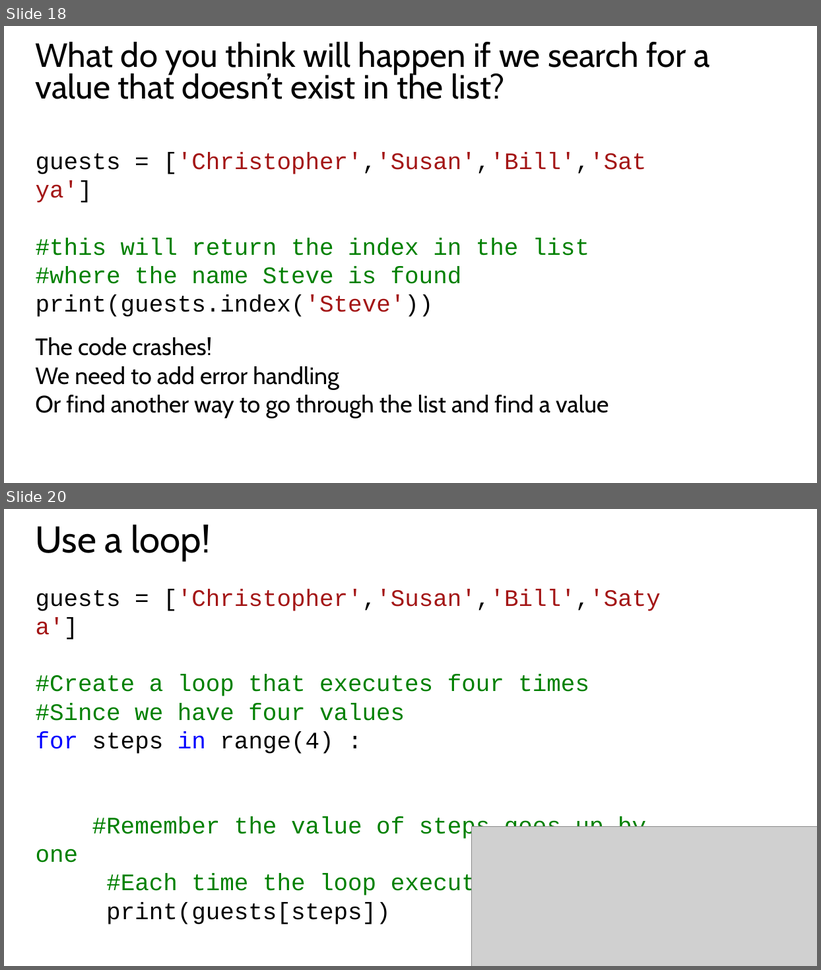
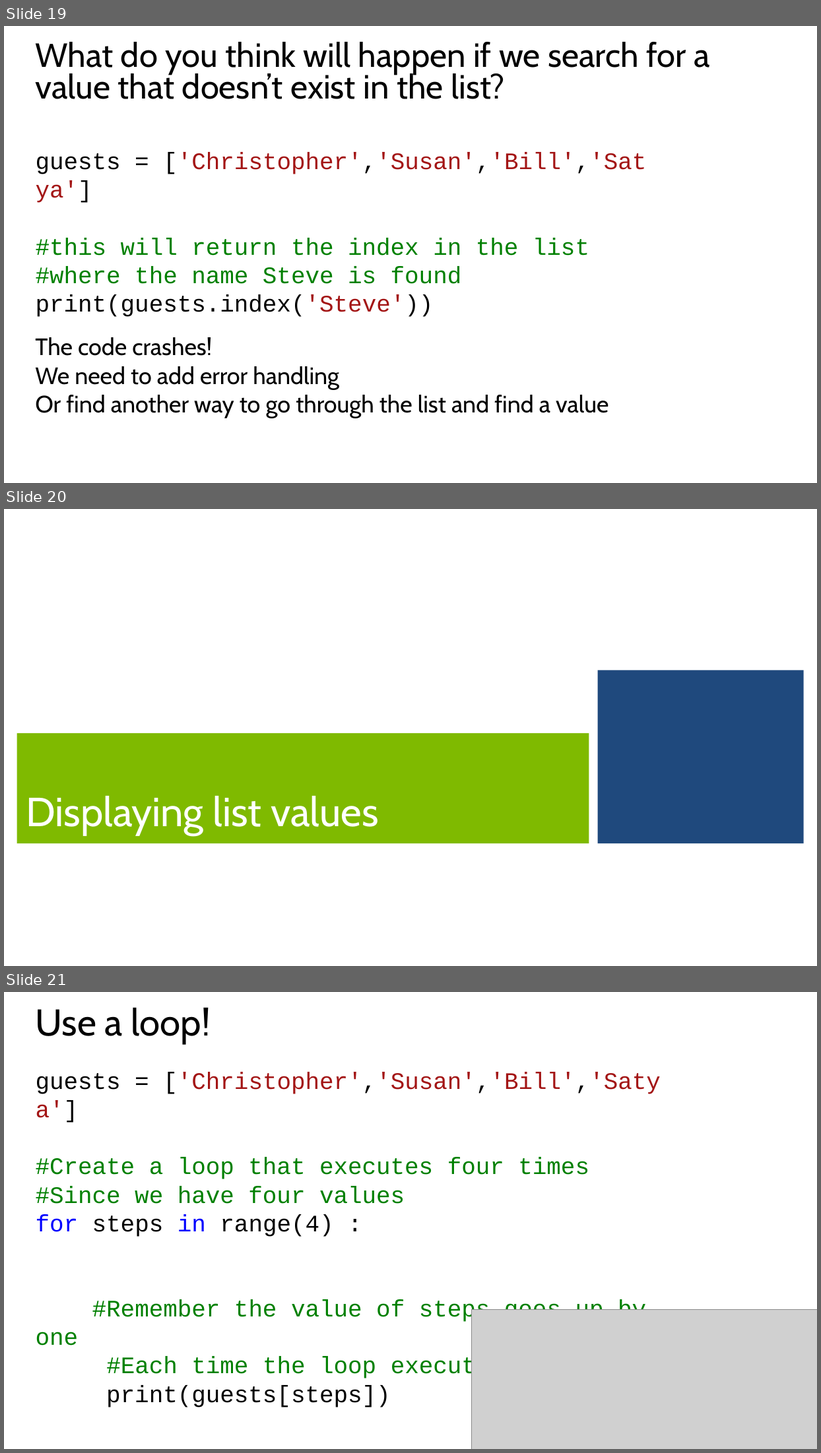
Before and after one commit to GeekTrainer/Introduction-Programming-Python, a slide deck: Office Docs/10 Remembering lists.pptx. Shown one above the other, each under a label of ours: slides 18 and 20 before the commit, slides 19, 20 and 21 after it; the slides between them are not shown. The pictures are 821x970 and 821x1453 pixels, drawn with LibreOffice and Linux fonts; fonts in the diff are those of the drawing; grey boxes stand for pictures; background and template pictures are left out. Boxes give left, top, right and bottom in pixels: in the first picture for what was removed or moved away, otherwise in the second. Text is boxed around its words. In the diff, an @@ line names an element or a change of style, - is before the commit and + after.

```diff
--- a/Office Docs/10 Remembering lists.pptx
+++ b/Office Docs/10 Remembering lists.pptx
@@ slide 20 added at [4, 509, 817, 966], background #FFFFFF @@
@@ rectangle added at [598, 671, 805, 844], fill #1F497D @@
@@ title added at [17, 733, 589, 844], fill #7FBA00, 48 pt, text #FFFFFF @@
+Displaying list values
@@ what was slide 18 is now slide 19 @@
@@ what was slide 20 is now slide 21 @@
```
Also in this commit, not shown: 3 other slides added, 3 slides removed.
